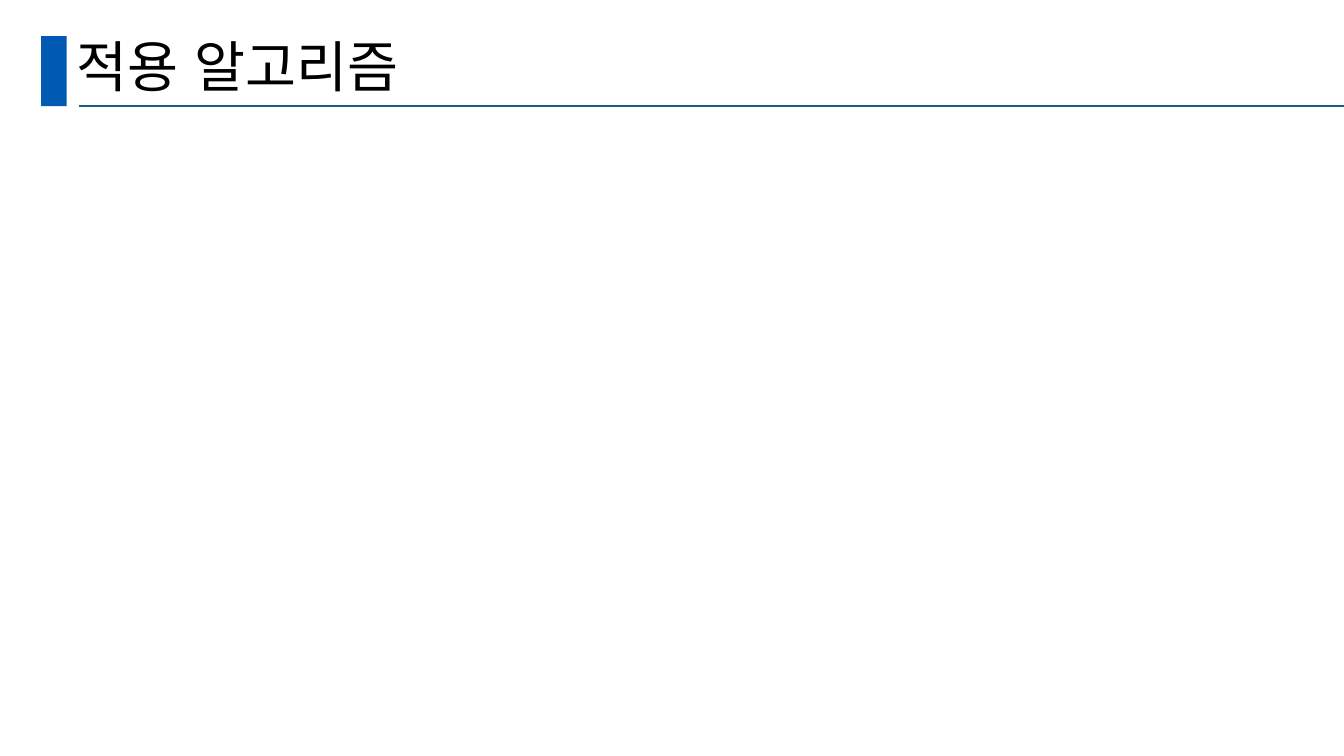
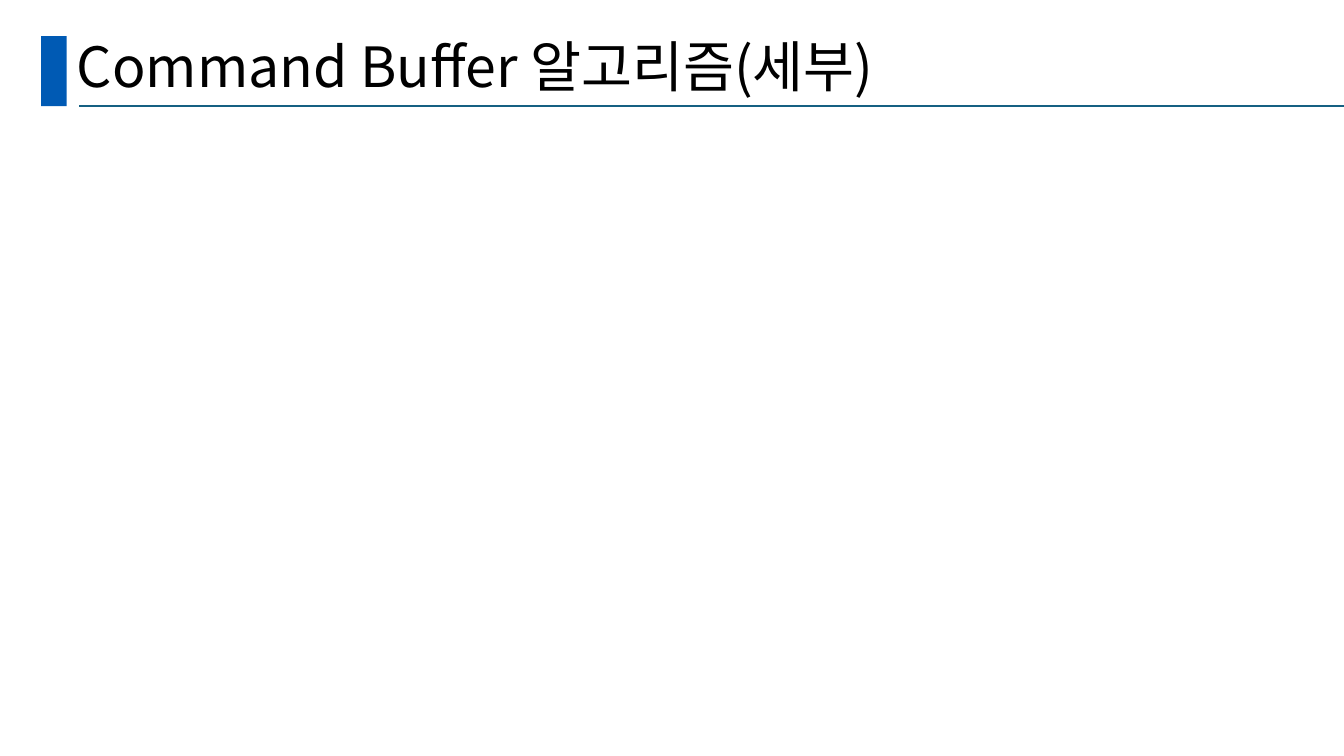
Before and after one commit to ehju/SSD_Project_BOYSCOUT, a slide deck: slide 15 of BOYSCOUT_PT.pptx (slide 16 before the commit). Drawn at 1344x756 pixels with LibreOffice and Linux fonts; fonts in the diff are those of the drawing. Boxes give left, top, right and bottom in pixels: in the first picture for what was removed or moved away, otherwise in the second. Text is boxed around its words. In the diff, an @@ line names an element or a change of style, - is before the commit and + after.

```diff
--- a/BOYSCOUT_PT.pptx
+++ b/BOYSCOUT_PT.pptx
@@ title at <box>77,41,873,98</box>: text changed @@
-적용 알고리즘
+Command Buffer 알고리즘(세부)
```
Also in this commit, not shown: 4 other slides changed, 2 slides removed.
